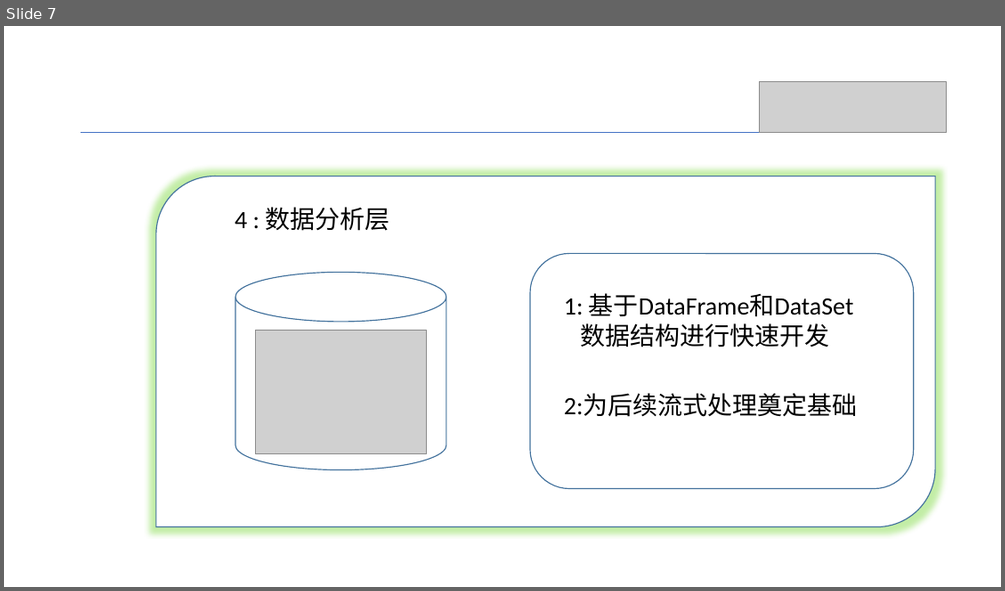
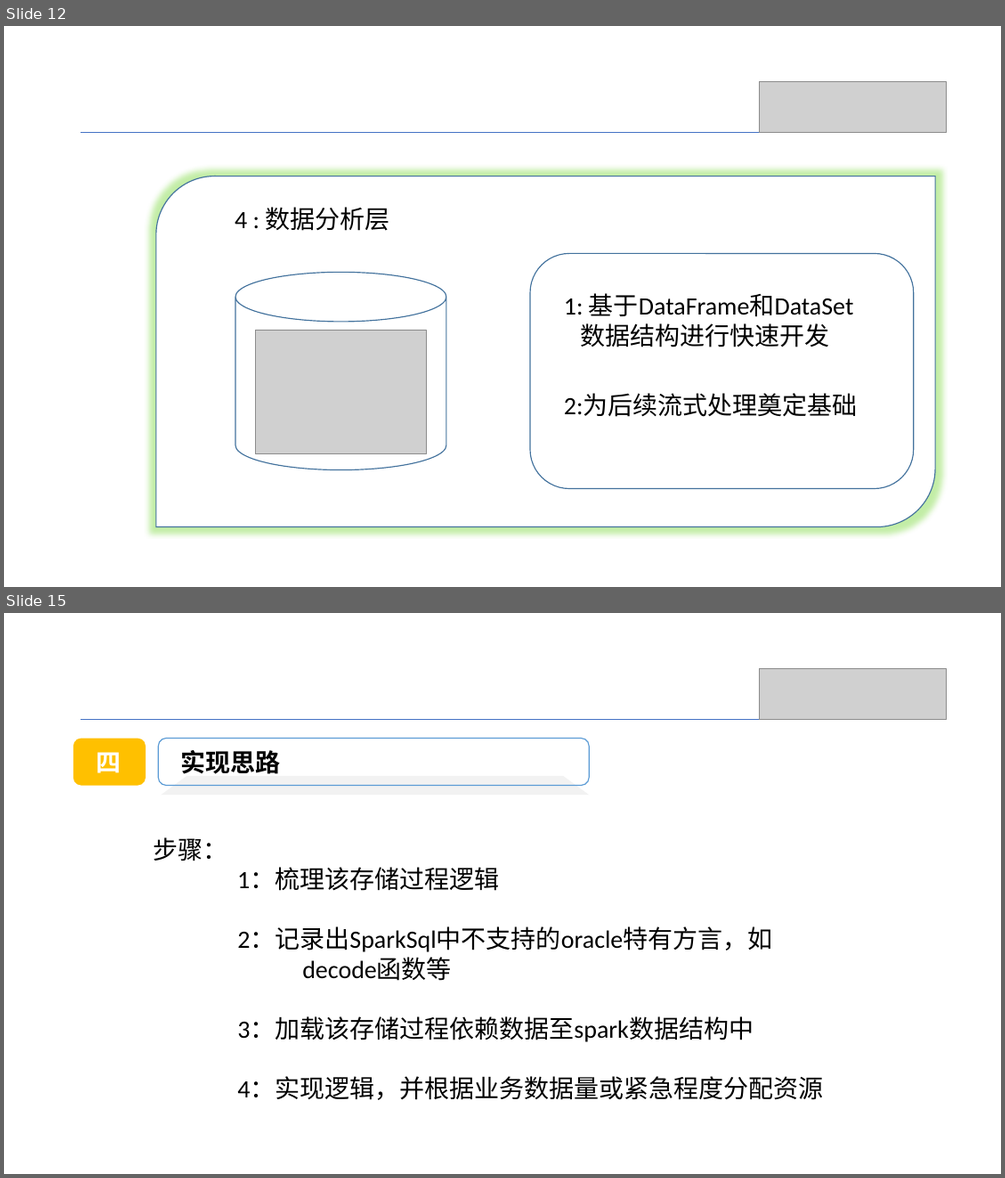
Before and after one commit to Shyekyo/event, a slide deck: src/resources/账务系统存储过程重构方案.pptx. Shown one above the other, each under a label of ours: slide 7 before the commit, slides 12 and 15 after it; the slides between them are not shown. The pictures are 1005x591 and 1005x1178 pixels, drawn with LibreOffice and Linux fonts; fonts in the diff are those of the drawing; grey boxes stand for pictures. Boxes give left, top, right and bottom in pixels: in the first picture for what was removed or moved away, otherwise in the second. Text is boxed around its words. In the diff, an @@ line names an element or a change of style, - is before the commit and + after.

```diff
--- a/src/resources/账务系统存储过程重构方案.pptx
+++ b/src/resources/账务系统存储过程重构方案.pptx
@@ slide 15 added at [4, 613, 1001, 1174], background #FFFFFF @@
@@ picture added at [760, 668, 947, 719] @@
@@ rounded rectangle added at [73, 738, 146, 785], fill #FFC000, 24 pt, text #FFFFFF, bold @@
+四
@@ line added from (81, 720) to (947, 720), #4472C4 0.5 pt @@
@@ rounded rectangle added at [158, 738, 589, 785], outline #5B9BD5 1 pt, 24 pt, text #000000, bold @@
+实现思路
@@ freeform shape added at [161, 776, 589, 795], fill #F2F2F2 @@
@@ text added at [153, 837, 823, 1100], 24 pt, text #000000 @@
+步骤：
+1：梳理该存储过程逻辑
+2：记录出SparkSql中不支持的oracle特有方言，如 decode函数等
+3：加载该存储过程依赖数据至spark数据结构中
+4：实现逻辑，并根据业务数据量或紧急程度分配资源
@@ what was slide 7 is now slide 12 @@
```
Also in this commit, not shown: 3 slides changed, 13 other slides added, 11 other files.
